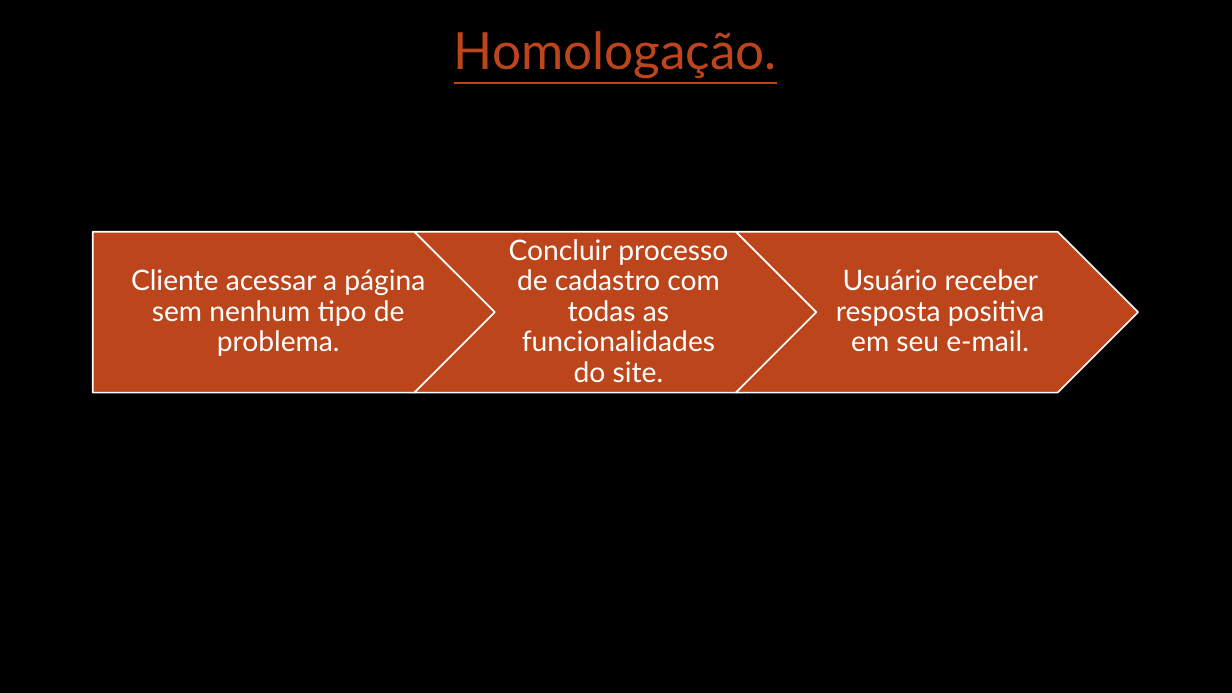
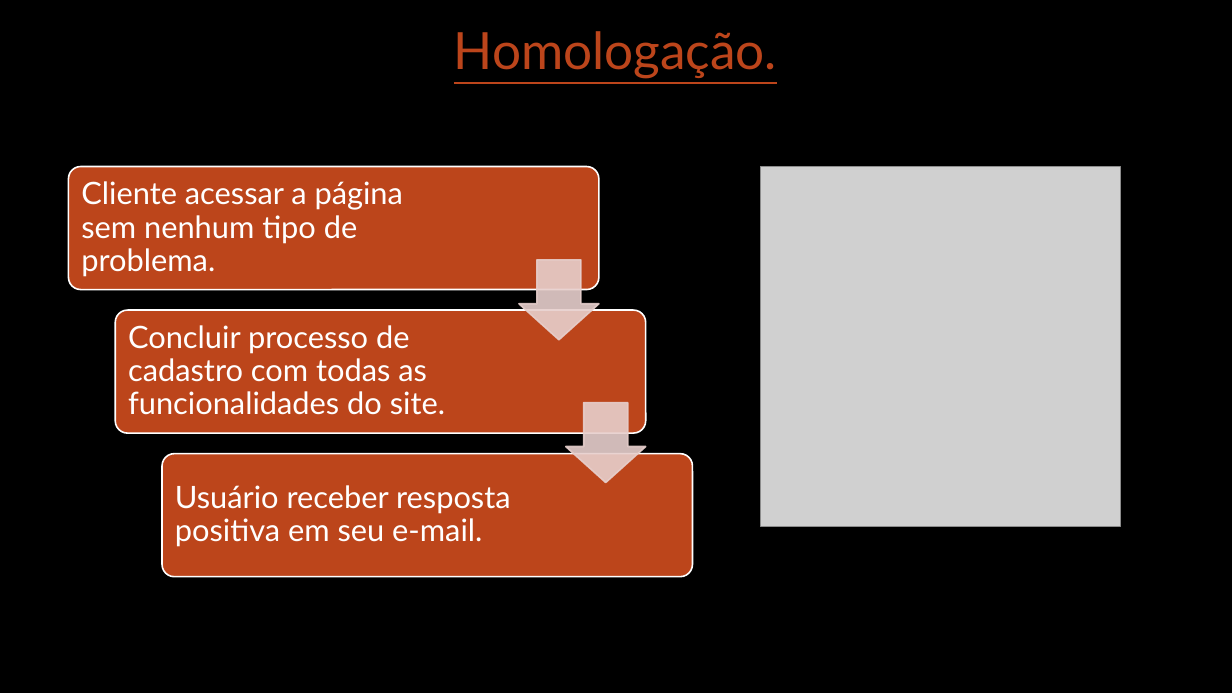
Before and after one commit to raphaelbachega/Bachega-s-repository, a slide deck: slide 6 of conteudoBandtecBachega/CicloDeVidaDeDesenvolvimento.pptx. Drawn at 1232x693 pixels with LibreOffice and Linux fonts; fonts in the diff are those of the drawing; grey boxes stand for pictures; background and template pictures are left out. Boxes give left, top, right and bottom in pixels: in the first picture for what was removed or moved away, otherwise in the second. Text is boxed around its words. In the diff, an @@ line names an element or a change of style, - is before the commit and + after.

```diff
--- a/conteudoBandtecBachega/CicloDeVidaDeDesenvolvimento.pptx
+++ b/conteudoBandtecBachega/CicloDeVidaDeDesenvolvimento.pptx
@@ text "Cliente acessar a página sem ...": place and size @@
-text "Cliente acessar a página sem ..." at [131, 269, 425, 356]
+text "Cliente acessar a página sem ..." at [81, 181, 403, 277]
@@ picture added at [761, 166, 1121, 527] @@
@@ pentagon arrow removed at [92, 232, 494, 393] @@
@@ chevron removed at [415, 232, 817, 393] @@
@@ chevron removed at [737, 232, 1139, 393] @@
@@ text "Concluir processo de cadastro com ...": place and size @@
-text "Concluir processo de cadastro com ..." at [509, 239, 728, 383]
+text "Concluir processo de cadastro com ..." at [128, 325, 445, 415]
@@ group added at [68, 166, 692, 577]: 3 rounded rectangles, 2 down arrows @@
@@ size 22 to 24 pt; alignment centre to left in 3 elements at [81, 181, 403, 277], [128, 325, 445, 415], [175, 485, 511, 547] @@
@@ text "Usuário receber resposta positiva em ...": place and size @@
-text "Usuário receber resposta positiva em ..." at [836, 269, 1044, 352]
+text "Usuário receber resposta positiva em ..." at [175, 485, 511, 547]
```
Also in this commit, not shown: 1 other slide changed, 1 slide added, 1 slide removed.
